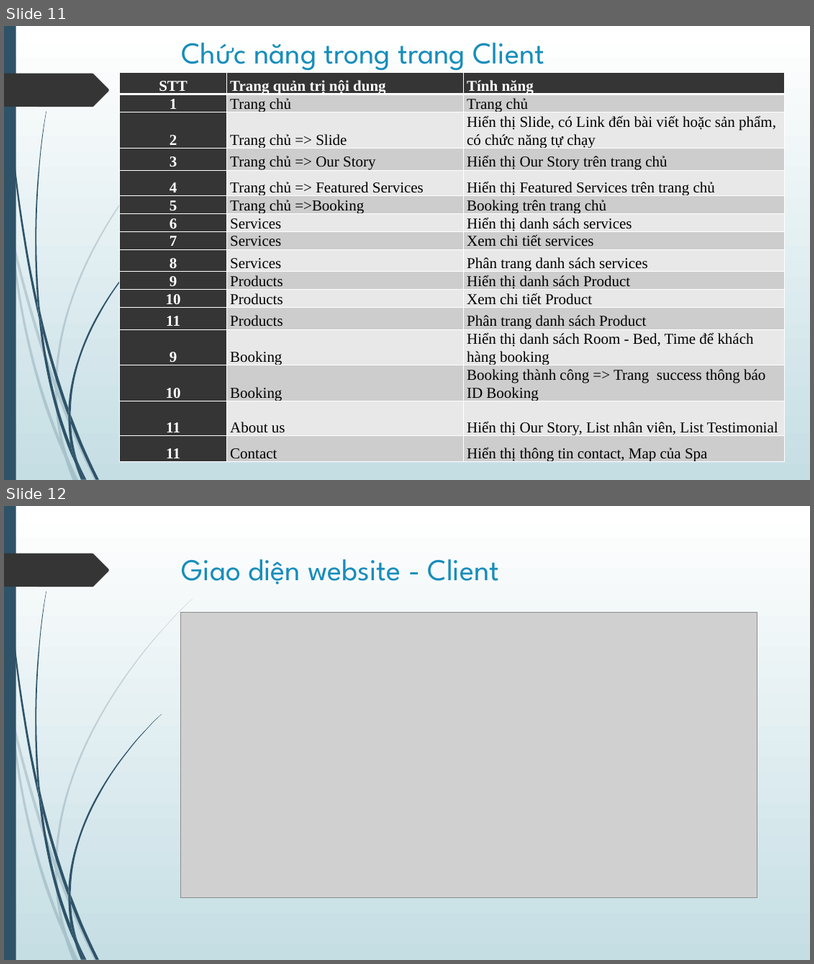
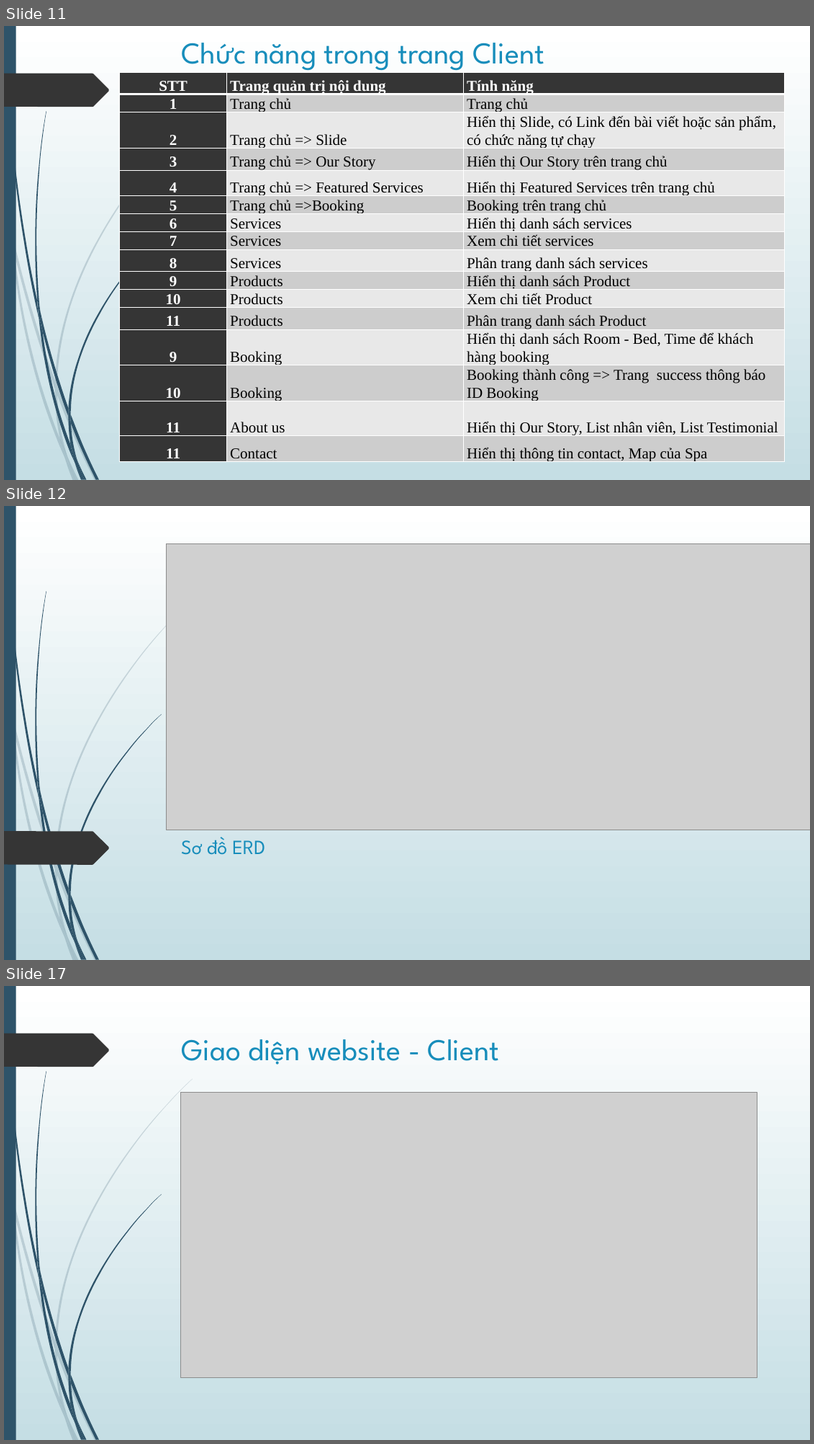
Before and after one commit to leminhphuoc/LaboreSpa, a slide deck: Slide.pptx. Shown one above the other, each under a label of ours: slides 11 and 12 before the commit, slides 11, 12 and 17 after it; the slides between them are not shown. The pictures are 814x964 and 814x1444 pixels, drawn with LibreOffice and Linux fonts; fonts in the diff are those of the drawing; grey boxes stand for pictures. Boxes give left, top, right and bottom in pixels: in the first picture for what was removed or moved away, otherwise in the second. Text is boxed around its words. In the diff, an @@ line names an element or a change of style, - is before the commit and + after.

```diff
--- a/Slide.pptx
+++ b/Slide.pptx
@@ slide 12 added at (4,506,810,960), background gradient #FFFFFF to #C5DEE5; not listed: 23 template elements that a slide beside it also shows @@
@@ picture added at (166,544,810,830) @@
@@ freeform shape added at (4,831,109,864), fill #353535 @@
@@ title added at (181,836,265,854), 24 pt, text #178DBB @@
+Sơ đồ ERD
@@ what was slide 12 is now slide 17 @@
```
Also in this commit, not shown: 1 slide changed, 4 other slides added, 1 other file.
